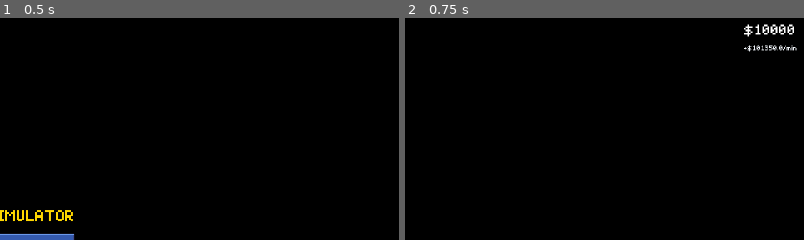
Above: before the commit, frames 1-2 (left to right).
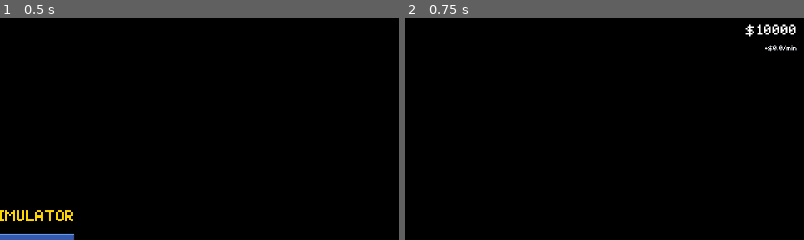
Above: after the commit, the same moments.

Repository: mittNamnStartarInteMedEtt-E/gamejam-simulator
Game: Godot game, scene res://main_game.tscn
Two runs of this game, one before a commit and one after it. Both use one fixed random seed, a clock stepped at 60 frames per second and the inputs below.
Inputs:
- Up to frame 1 (0.5 s): no input
- Up to frame 2 (0.75 s): click "Spela" at 0.5 s
The pictures show only the part of the screen within x 50-100%, y 0-50%; the shares and areas given below are measured in that part.

Frame 1 is identical in both runs. In frame 2, 0.5% of the frame differs, in the area x 84-98%, y 2-16%.

Commit message:
fixed income

Diff:
--- a/structures/income.gd
+++ b/structures/income.gd
@@ -40,7 +40,7 @@
 
 func _register() -> void:
 	# skip if already counted, not in the tree yet, or disabled (ghost/templates)
-	if _registered or not is_inside_tree() or process_mode == Node.PROCESS_MODE_DISABLED:
+	if _registered or not is_inside_tree() or not can_process():
 		return
 	Globals.register_income(income, interval)
 	_registered = true
